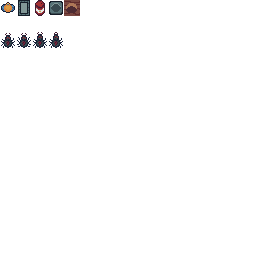
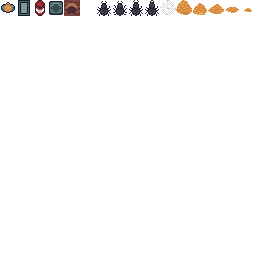
Revision of a layered 256 x 256 image; what changed, layer by layer:
painted on "Layer 2" over [left=1, top=0, right=252, bottom=48]
